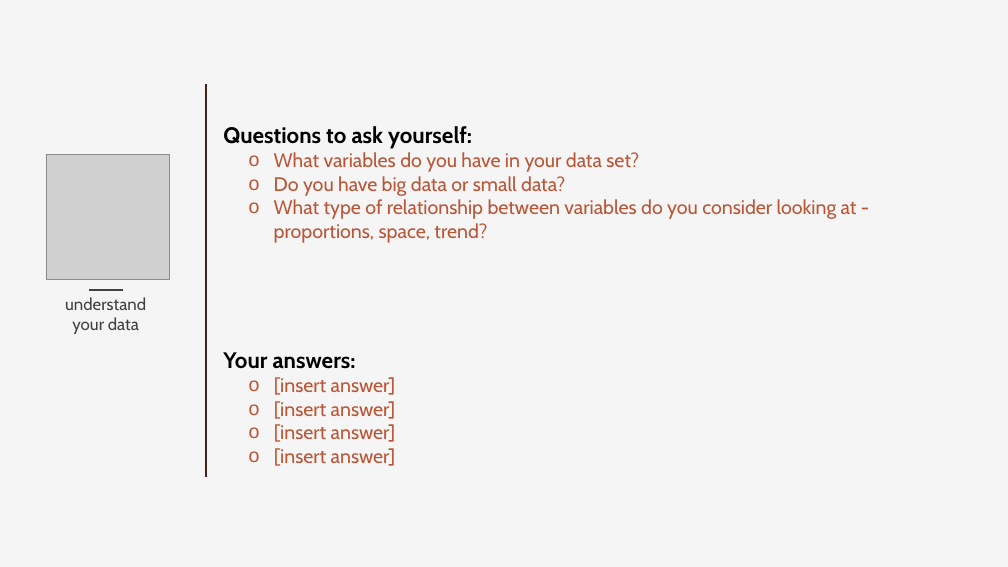
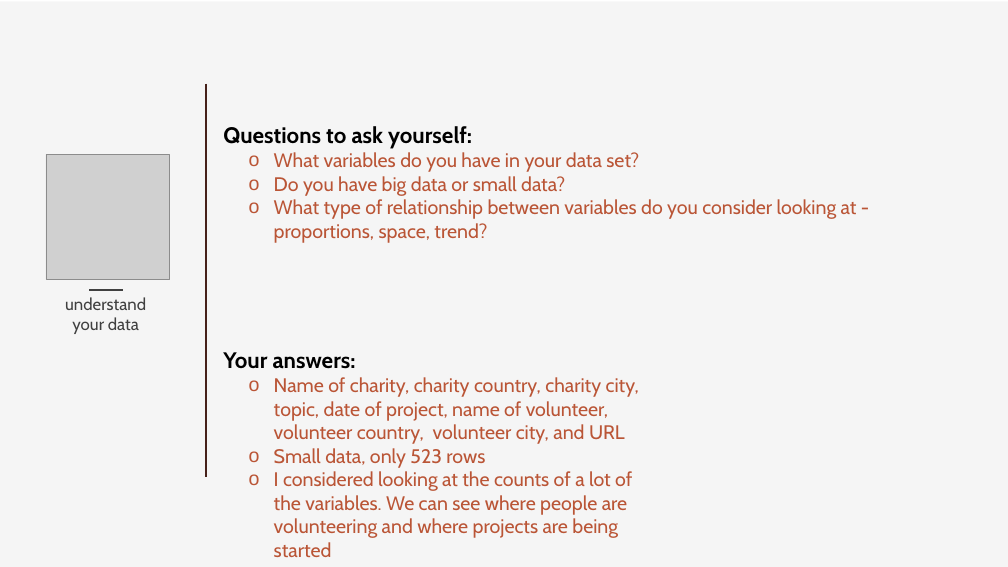
Before and after one commit to samswain2/MSiA-WQ, a slide deck: slide 3 of MSiA 411/hw05/MSiA_Assignment 4_handout.pptx. Drawn at 1008x567 pixels with LibreOffice and Linux fonts; fonts in the diff are those of the drawing; grey boxes stand for pictures. Boxes give left, top, right and bottom in pixels: in the first picture for what was removed or moved away, otherwise in the second. Text is boxed around its words. In the diff, an @@ line names an element or a change of style, - is before the commit and + after.

Commit message:
Finished Data Mining hw02

```diff
--- a/MSiA 411/hw05/MSiA_Assignment 4_handout.pptx
+++ b/MSiA 411/hw05/MSiA_Assignment 4_handout.pptx
@@ text at box(274, 377, 639, 557): text changed @@
-  o [insert answer]
-  o [insert answer]
-  o [insert answer]
-  o [insert answer]
+  o Name of charity, charity country, charity city, topic, date of project, name of volunteer, volunteer country, volunteer city, and URL
+  o Small data, only 523 rows
+  o I considered looking at the counts of a lot of the variables. We can see where people are volunteering and where projects are being started
```
Also in this commit, not shown: 6 other slides changed, 11 other files.
